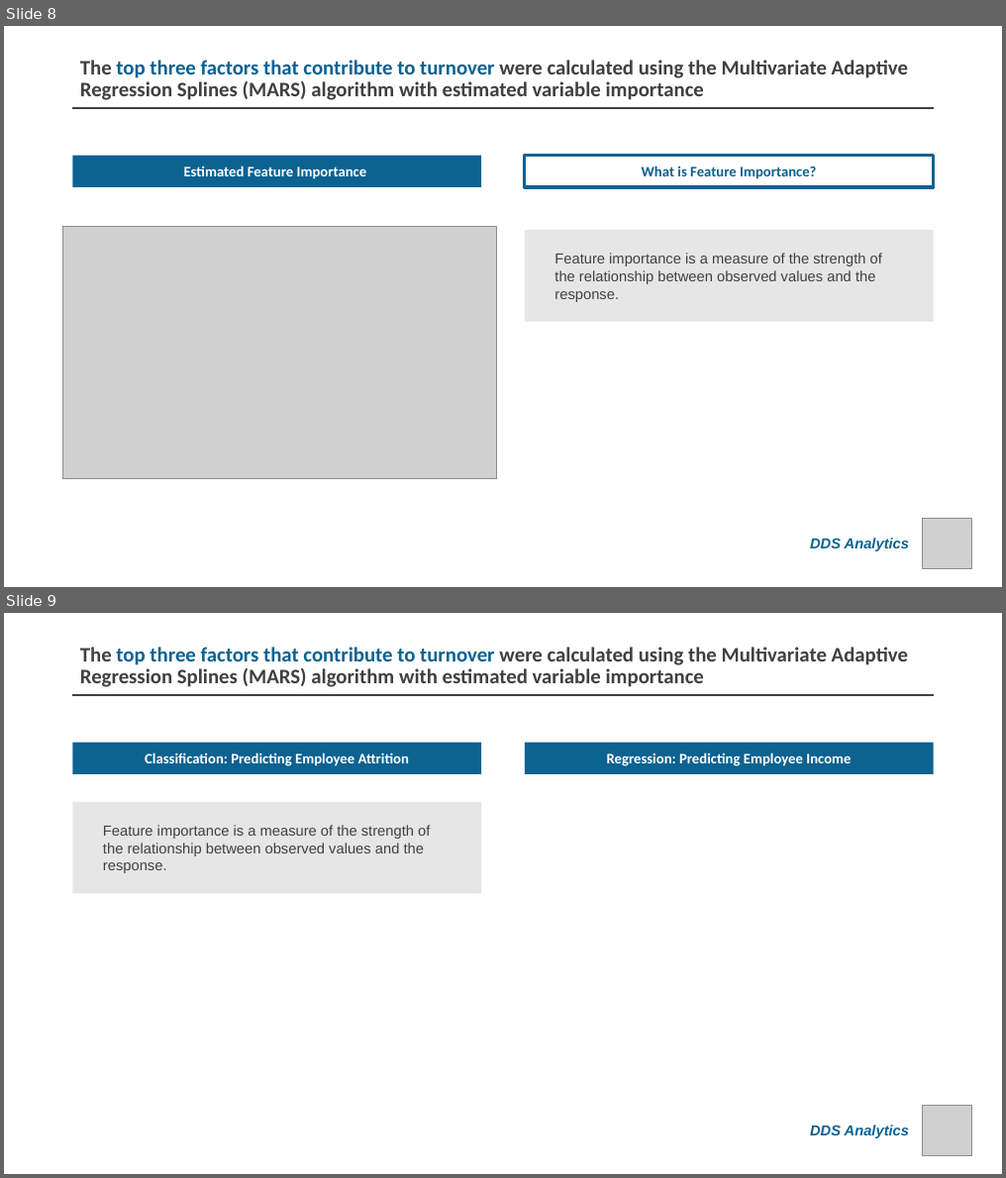
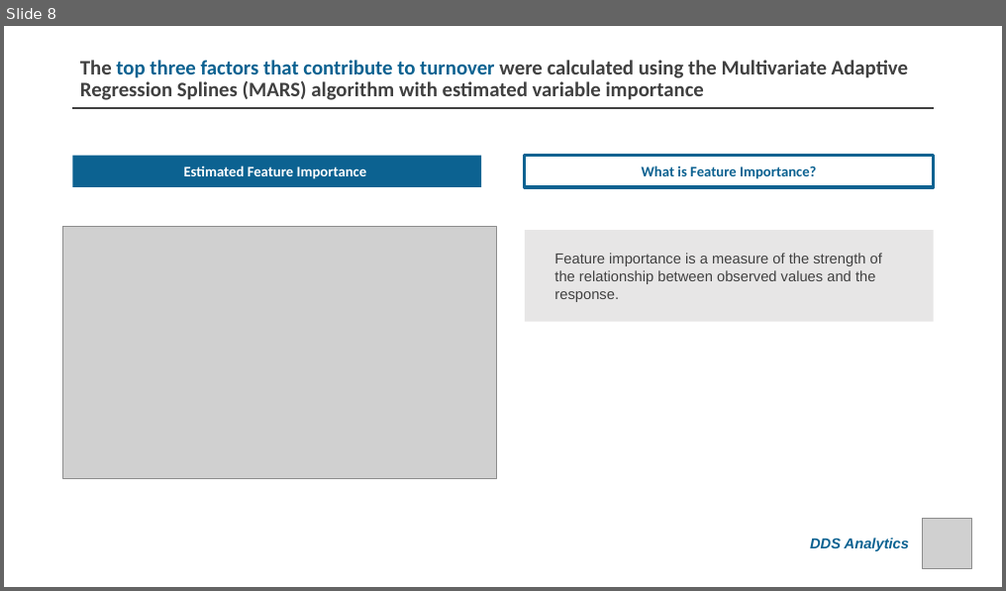
Before and after one commit to RobertLeePrice/MSDS6306_CaseStudy_2, a slide deck: MSDS6306_CaseStudy_02_RobertPrice.pptx. Shown one above the other, each under a label of ours: slides 8 and 9 before the commit, slide 8 after it. The pictures are 1006x1178 and 1006x591 pixels, drawn with LibreOffice and Linux fonts; fonts in the diff are those of the drawing; grey boxes stand for pictures. Boxes give left, top, right and bottom in pixels: in the first picture for what was removed or moved away, otherwise in the second. Text is boxed around its words. In the diff, an @@ line names an element or a change of style, - is before the commit and + after.

```diff
--- a/MSDS6306_CaseStudy_02_RobertPrice.pptx
+++ b/MSDS6306_CaseStudy_02_RobertPrice.pptx
@@ slide 9 removed at box(4, 613, 1002, 1174), background #FFFFFF @@
@@ title removed at box(73, 643, 934, 690) @@
-The top three factors that contribute to turnover were calculated using the Multivariate Adaptive Regression Splines (MARS) algorithm with estimated variable importance
@@ line removed from (73, 695) to (934, 695) @@
@@ rectangle removed at box(73, 743, 481, 774) @@
-Classification: Predicting Employee Attrition
@@ rectangle removed at box(525, 743, 933, 774) @@
-Regression: Predicting Employee Income
@@ rectangle removed at box(73, 802, 481, 894) @@
@@ text removed at box(103, 825, 430, 873) @@
-Feature importance is a measure of the strength of the relationship between observed values and the response.
@@ picture removed at box(923, 1106, 973, 1156) @@
@@ text removed at box(810, 1125, 909, 1139) @@
-DDS Analytics
```
Also in this commit, not shown: 2 slides changed, 2 slides added, 2 other files.
